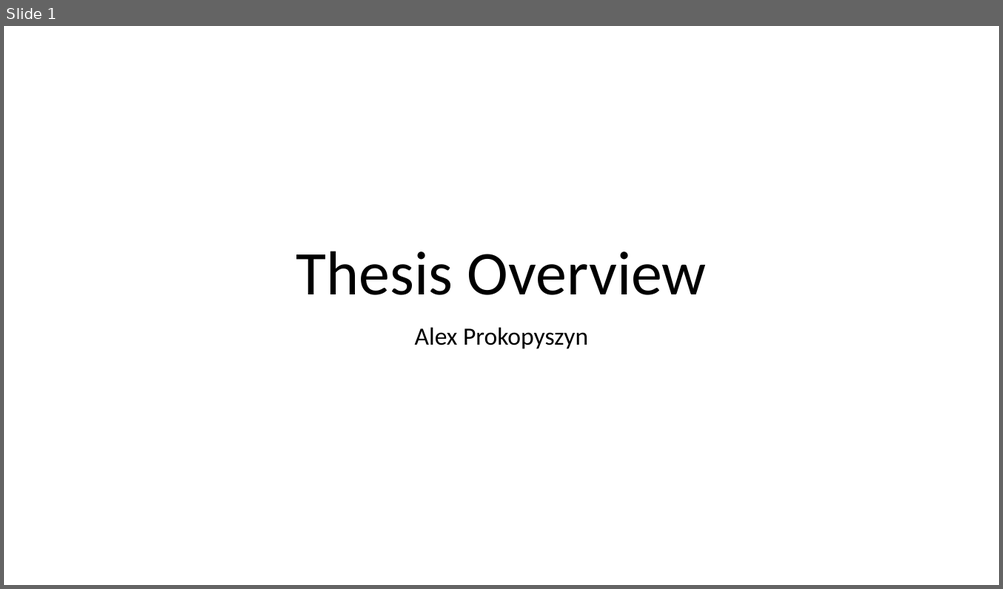
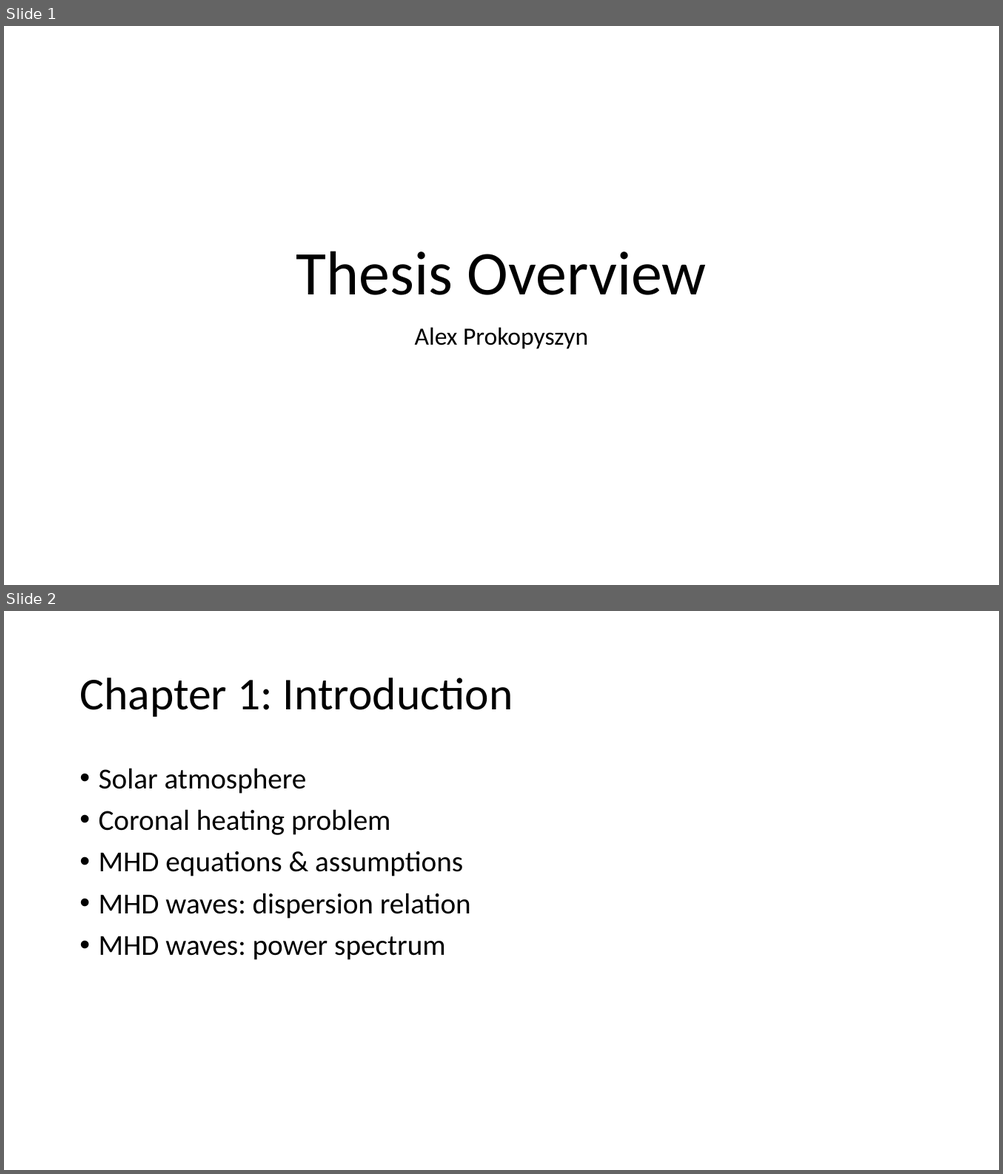
Before and after one commit to aleksyprok/apkp_thesis, a slide deck: Presentation/thesis_overview.pptx. Shown one above the other, each under a label of ours: slide 1 before the commit, slides 1 and 2 after it. The pictures are 1003x589 and 1003x1174 pixels, drawn with LibreOffice and Linux fonts; fonts in the diff are those of the drawing. Boxes give left, top, right and bottom in pixels: in the first picture for what was removed or moved away, otherwise in the second. Text is boxed around its words. In the diff, an @@ line names an element or a change of style, - is before the commit and + after.

```diff
--- a/Presentation/thesis_overview.pptx
+++ b/Presentation/thesis_overview.pptx
@@ slide 2 added at [4, 611, 999, 1170], background #FFFFFF @@
@@ title added at [79, 678, 513, 717], 44 pt, text #000000 @@
+Chapter 1: Introduction
@@ text added at [99, 768, 471, 960], 28 pt, text #000000 @@
+• Solar atmosphere
+• Coronal heating problem
+• MHD equations & assumptions
+• MHD waves: dispersion relation
+• MHD waves: power spectrum
```
Also in this commit, not shown: 1 slide changed.
